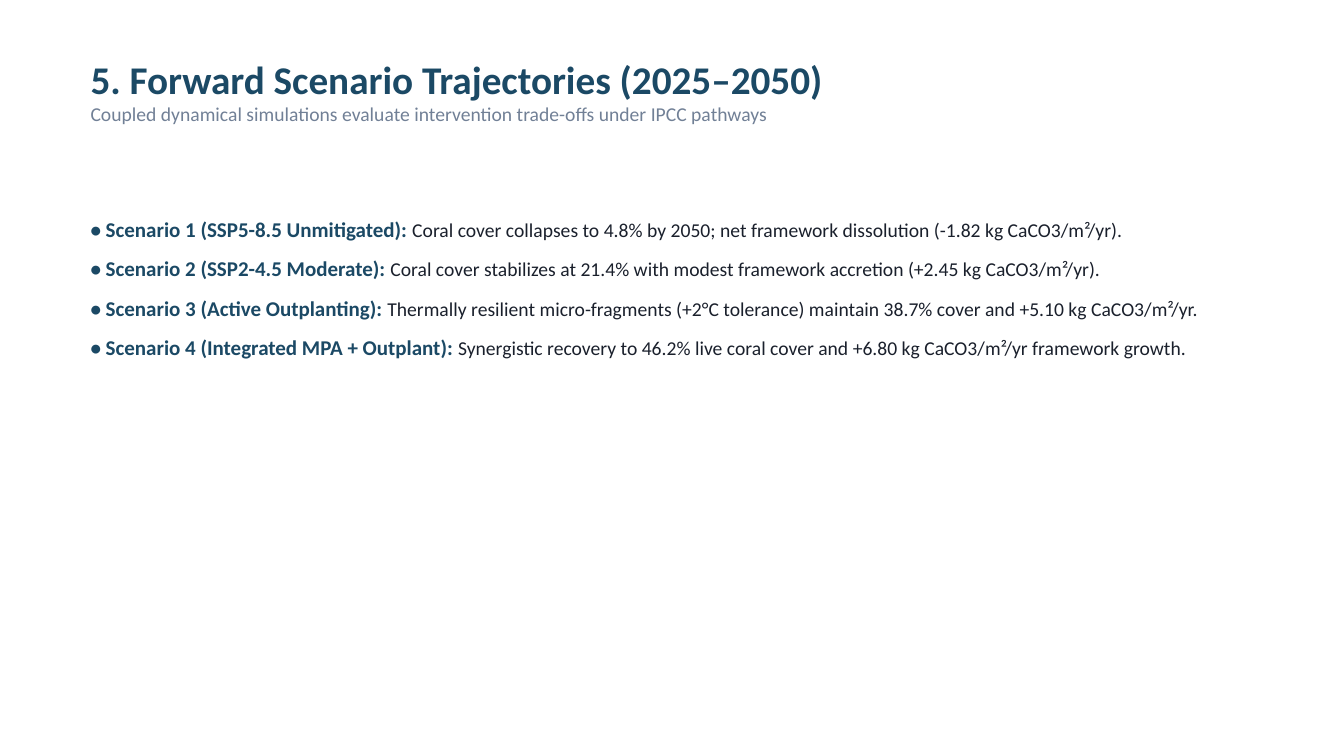
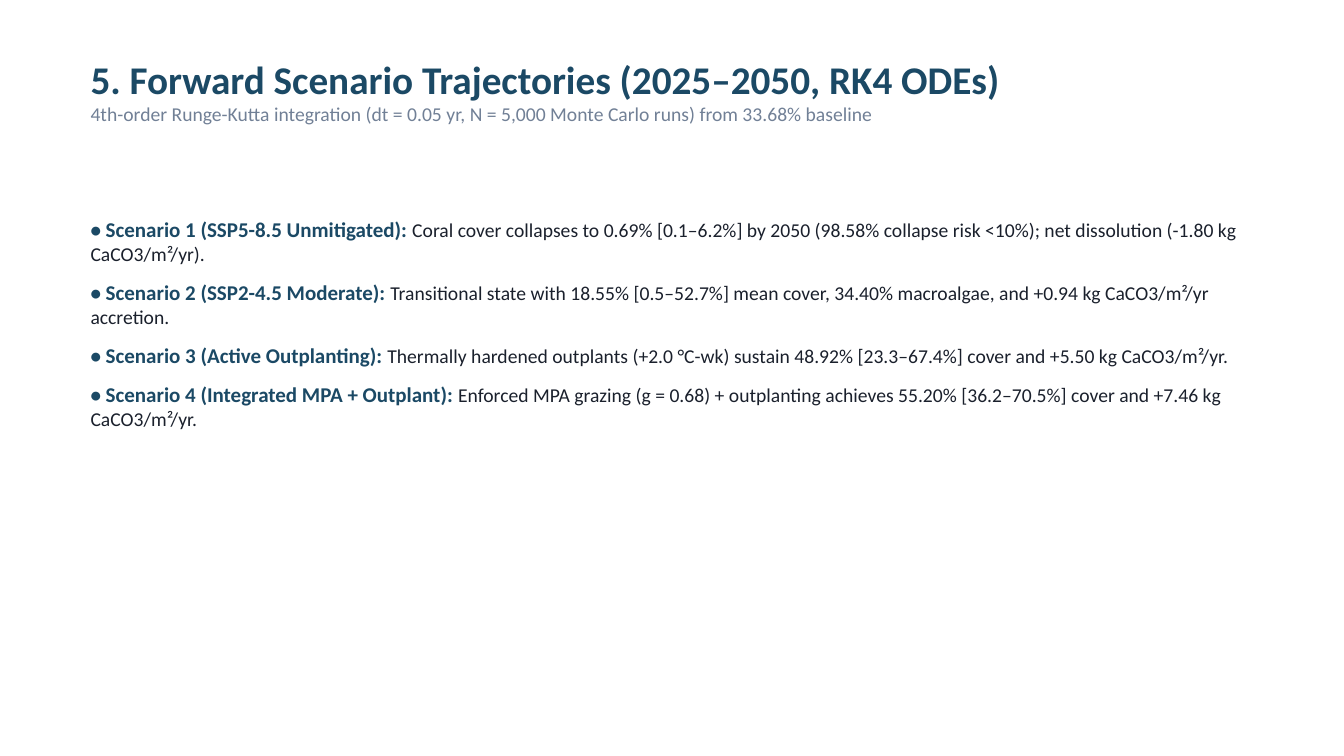
Before and after one commit to HrSly11/CoralTwin-DT, a slide deck: slide 6 of 11_Presentation/scientific_presentation.pptx. Drawn at 1344x756 pixels with LibreOffice and Linux fonts; fonts in the diff are those of the drawing. Boxes give left, top, right and bottom in pixels: in the first picture for what was removed or moved away, otherwise in the second. Text is boxed around its words. In the diff, an @@ line names an element or a change of style, - is before the commit and + after.

```diff
--- a/11_Presentation/scientific_presentation.pptx
+++ b/11_Presentation/scientific_presentation.pptx
@@ text at box(91, 65, 999, 125): text changed @@
-5. Forward Scenario Trajectories (2025–2050)
-Coupled dynamical simulations evaluate intervention trade-offs under IPCC pathways
+5. Forward Scenario Trajectories (2025–2050, RK4 ODEs)
+4th-order Runge-Kutta integration (dt = 0.05 yr, N = 5,000 Monte Carlo runs) from 33.68% baseline
@@ text at box(91, 221, 1236, 429): text changed @@
-• Scenario 1 (SSP5-8.5 Unmitigated): Coral cover collapses to 4.8% by 2050; net framework dissolution (-1.82 kg CaCO3/m²/yr).
-• Scenario 2 (SSP2-4.5 Moderate): Coral cover stabilizes at 21.4% with modest framework accretion (+2.45 kg CaCO3/m²/yr).
-• Scenario 3 (Active Outplanting): Thermally resilient micro-fragments (+2°C tolerance) maintain 38.7% cover and +5.10 kg CaCO3/m²/yr.
-• Scenario 4 (Integrated MPA + Outplant): Synergistic recovery to 46.2% live coral cover and +6.80 kg CaCO3/m²/yr framework growth.
+• Scenario 1 (SSP5-8.5 Unmitigated): Coral cover collapses to 0.69% [0.1–6.2%] by 2050 (98.58% collapse risk <10%); net dissolution (-1.80 kg CaCO3/m²/yr).
+• Scenario 2 (SSP2-4.5 Moderate): Transitional state with 18.55% [0.5–52.7%] mean cover, 34.40% macroalgae, and +0.94 kg CaCO3/m²/yr accretion.
+• Scenario 3 (Active Outplanting): Thermally hardened outplants (+2.0 °C-wk) sustain 48.92% [23.3–67.4%] cover and +5.50 kg CaCO3/m²/yr.
+• Scenario 4 (Integrated MPA + Outplant): Enforced MPA grazing (g = 0.68) + outplanting achieves 55.20% [36.2–70.5%] cover and +7.46 kg CaCO3/m²/yr.
```
Also in this commit, not shown: 3 other slides changed, 33 other files.
